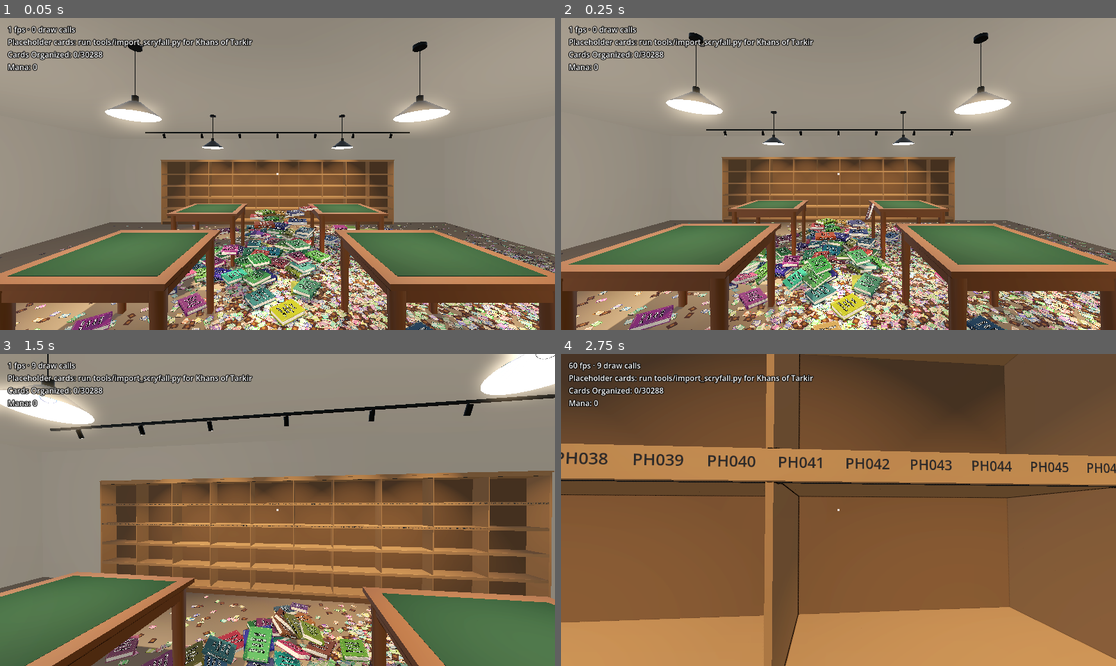
Above: before the commit, frames 1-4 (two rows, left to right).
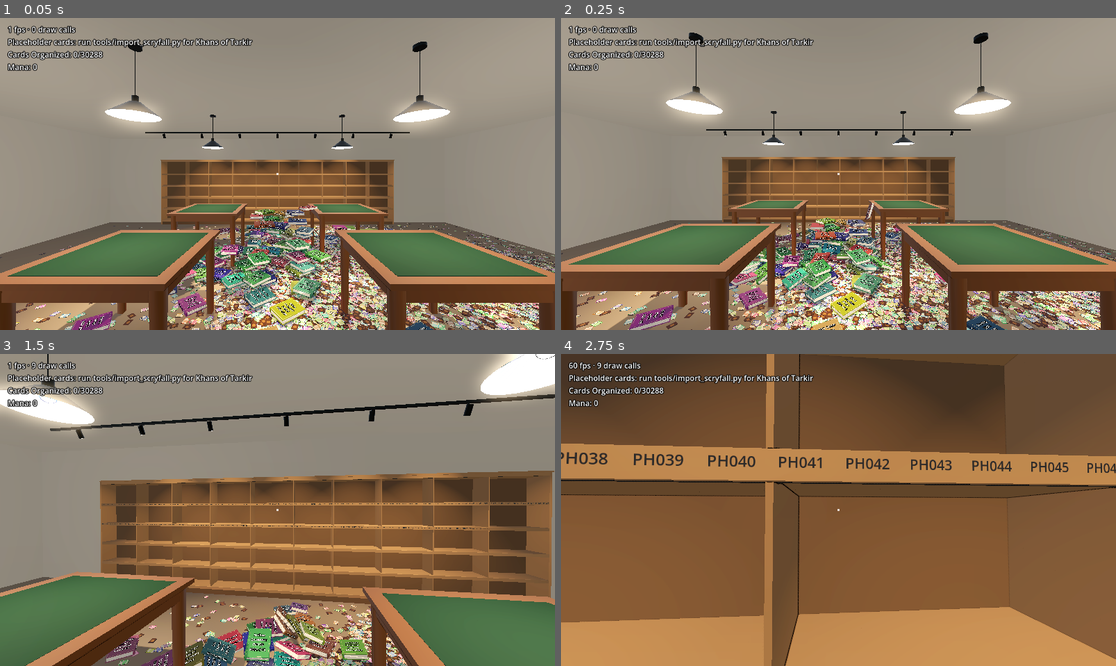
Above: after the commit, the same moments.

Repository: brian-kujawski/cracknstack
Game: Godot game, scene res://scenes/main.tscn
Same seed, same stepped clock (60 frames per second), same inputs: the game is played once before the commit and once after it.
Inputs (mouse positions are in pixels of both pictures, inside the frame that each line leads up to):
- Up to frame 1 (0.05 s): no input
- Up to frame 2 (0.25 s): no input
- Up to frame 3 (1.5 s): tap Enter at 0.5 s; move the mouse to (305, 510) at 0.52 s; hold W (move_forward) from 0.53 s (still down); tap 5 (cast_abundance) at 0.6 s; click (305, 510) at 0.67 s; move the mouse to (249, 510) at 1.27 s; tap 4 (cast_chain_lightning) at 1.35 s
- Up to frame 4 (2.75 s): keep holding W (move_forward); move the mouse to (849, 503) at 2.02 s; tap 3 (cast_demonic_tutor) at 2.1 s

The runs differ from the first frame. In frame 1, 6.7% of the frame differs, in the area x 2-100%, y 60-100%; in frame 2, 7.3%, in the area x 2-100%, y 59-100%; in frame 3, 2.2%; in frame 4, nothing differs.

Commit message:
Make the door a plain wooden door instead
Replaces the glass storefront door and its flyers with a flat wooden
slab in a wooden frame, a round brass knob and three butt hinges.

Co-Authored-By: Claude Opus 5.5 (1M context) <noreply@anthropic.com>
Claude-Session: https://claude.ai/code/session_01Rb7D4j3F95odKeD6uod1sx

Diff:
--- a/scripts/store/shop_door.gd
+++ b/scripts/store/shop_door.gd
@@ -1,226 +1,81 @@
 class_name ShopDoor
 extends StaticBody3D
-## The shop's front door (closed, not usable yet): a clear-anodised storefront
-## door in a fixed frame, one big glass panel, a push bar across it for
-## getting out, a closer on top, and the glass mostly papered over with
-## letter-size flyers taped up from the inside. Its origin is on the floor at
-## the middle of the doorway, against the wall, and it faces local +Z.
-##
-## Each flyer is its own mesh with its own material. A picture saved as
-## FLYER_DIR/flyer_NN.png (or .jpg/.webp), numbered like FLYERS from 01,
-## shows on that flyer; until then it's blank coloured paper.
+## The shop's front door (closed, not usable yet): a plain wooden door in a
+## wooden frame, with a round brass knob and three butt hinges. Its origin is
+## on the floor at the middle of the doorway, against the wall, and it faces
+## local +Z.
 
-## The door leaf, and the frame's width around it (jambs and head).
+## The door slab, and the frame (casing) round it.
 const LEAF_SIZE := Vector2(1.0, 2.1)
-const FRAME_WIDTH := 0.05
-const FRAME_DEPTH := 0.1
-const HEAD_HEIGHT := 0.1
-const THRESHOLD := 0.012
-const LEAF_DEPTH := 0.045
-## The leaf's front face (toward the room) sits this far out from the wall.
-const LEAF_FRONT := 0.075
-const STILE := 0.11
-const TOP_RAIL := 0.11
-const BOTTOM_RAIL := 0.25
-const GLASS_THICKNESS := 0.006
-## The push bar's height (centre) and how far it stands off the leaf.
-const BAR_HEIGHT := 1.0
-const BAR_STANDOFF := 0.06
-## The hinges are on this side of the leaf (local x).
+const LEAF_DEPTH := 0.04
+const CASING_WIDTH := 0.08
+const CASING_DEPTH := 0.02
+const JAMB := 0.02
+## The frame's jambs stand this far out from the wall, the slab a little less.
+const FRAME_DEPTH := 0.07
+const LEAF_FRONT := 0.06
+const KNOB_HEIGHT := 0.95
+## How far the knob's centre is from the slab's latch edge.
+const KNOB_INSET := 0.07
+## The hinges are on this side of the slab (local x).
 const HINGE_SIDE := 1.0
-const FLYER_DIR := "res://assets/store/door/flyers/"
-## US letter, portrait.
-const LETTER := Vector2(0.216, 0.279)
-## Each flyer: its centre on the glass (x across, y up, from the doorway's
-## middle at the floor), whether it's turned landscape, and its paper colour.
-## Later entries are taped over earlier ones where they overlap.
-const FLYERS := [
-	[Vector2(-0.27, 1.855), false, Color(0.96, 0.95, 0.9)],
-	[Vector2(0.0, 1.865), false, Color(0.97, 0.82, 0.84)],
-	[Vector2(0.27, 1.847), false, Color(0.92, 0.86, 0.96)],
-	[Vector2(-0.25, 1.595), true, Color(0.82, 0.9, 0.97)],
-	[Vector2(0.03, 1.578), true, Color(0.98, 0.9, 0.72)],
-	[Vector2(0.28, 1.597), false, Color(0.98, 0.92, 0.62)],
-	[Vector2(-0.28, 1.315), false, Color(0.84, 0.94, 0.82)],
-	[Vector2(-0.03, 1.31), false, Color(0.96, 0.95, 0.9)],
-	[Vector2(0.24, 1.325), false, Color(0.97, 0.82, 0.84)],
-	[Vector2(-0.28, 1.045), false, Color(0.92, 0.86, 0.96)],
-	[Vector2(-0.03, 1.055), true, Color(0.82, 0.9, 0.97)],
-	[Vector2(0.25, 1.037), true, Color(0.98, 0.9, 0.72)],
-	[Vector2(-0.26, 0.775), false, Color(0.98, 0.92, 0.62)],
-	[Vector2(0.005, 0.758), false, Color(0.84, 0.94, 0.82)],
-	[Vector2(-0.25, 0.507), true, Color(0.96, 0.95, 0.9)],
-	[Vector2(0.03, 0.5), true, Color(0.97, 0.82, 0.84)],
-	[Vector2(0.28, 0.495), false, Color(0.92, 0.86, 0.96)],
-]
-
-## Every flyer's material, in FLYERS order, for swapping pictures in code.
-var flyer_materials: Array[StandardMaterial3D] = []
 
 
 ## Builds the meshes and collision. Call once before adding to the tree.
 func build() -> void:
-	var metal := _metal(Color(0.6, 0.61, 0.6), 0.4)
-	var steel := _metal(Color(0.78, 0.78, 0.76), 0.3)
-	var rubber := StandardMaterial3D.new()
-	rubber.albedo_color = Color(0.06, 0.06, 0.06)
-	rubber.roughness = 0.8
+	var wood := _material(Color(0.45, 0.29, 0.17), 0.6)
+	var frame := _material(Color(0.36, 0.23, 0.13), 0.6)
+	var brass := _material(Color(0.75, 0.6, 0.35), 0.35)
+	brass.metallic = 0.8
 	var half := LEAF_SIZE.x / 2
 	var top := LEAF_SIZE.y
 
-	# The fixed frame: two jambs, a head and a low threshold on the floor.
+	# The frame: a jamb lining each side and across the top, with a flat
+	# casing on its face.
 	for side in [-1, 1]:
-		_box(Vector3(FRAME_WIDTH, top + HEAD_HEIGHT, FRAME_DEPTH), Vector3(side * (half + FRAME_WIDTH / 2), (top + HEAD_HEIGHT) / 2, FRAME_DEPTH / 2), metal)
-	_box(Vector3(LEAF_SIZE.x + 2 * FRAME_WIDTH, HEAD_HEIGHT, FRAME_DEPTH), Vector3(0, top + HEAD_HEIGHT / 2, FRAME_DEPTH / 2), metal)
-	_box(Vector3(LEAF_SIZE.x, THRESHOLD, 0.12), Vector3(0, THRESHOLD / 2, 0.06), metal)
+		_box(Vector3(JAMB, top + JAMB, FRAME_DEPTH), Vector3(side * (half + JAMB / 2), (top + JAMB) / 2, FRAME_DEPTH / 2), frame)
+		_box(Vector3(CASING_WIDTH, top + CASING_WIDTH, CASING_DEPTH),
+			Vector3(side * (half + JAMB + CASING_WIDTH / 2), (top + CASING_WIDTH) / 2, FRAME_DEPTH + CASING_DEPTH / 2), frame)
+	_box(Vector3(LEAF_SIZE.x, JAMB, FRAME_DEPTH), Vector3(0, top + JAMB / 2, FRAME_DEPTH / 2), frame)
+	_box(Vector3(LEAF_SIZE.x + 2 * (JAMB + CASING_WIDTH), CASING_WIDTH, CASING_DEPTH),
+		Vector3(0, top + JAMB + CASING_WIDTH / 2, FRAME_DEPTH + CASING_DEPTH / 2), frame)
 
-	# The leaf: stiles and rails round one sheet of glass, held in by stops.
-	var leaf_z := LEAF_FRONT - LEAF_DEPTH / 2
-	var bottom := THRESHOLD + 0.003
-	var glass_bottom := bottom + BOTTOM_RAIL
-	var glass_top := top - TOP_RAIL
-	var glass_half := half - STILE
-	for side in [-1, 1]:
-		_box(Vector3(STILE, top - bottom, LEAF_DEPTH), Vector3(side * (half - STILE / 2), (top + bottom) / 2, leaf_z), metal)
-	_box(Vector3(2 * glass_half, TOP_RAIL, LEAF_DEPTH), Vector3(0, top - TOP_RAIL / 2, leaf_z), metal)
-	_box(Vector3(2 * glass_half, BOTTOM_RAIL, LEAF_DEPTH), Vector3(0, bottom + BOTTOM_RAIL / 2, leaf_z), metal)
-	const STOP := 0.016
-	var stop_z := leaf_z + GLASS_THICKNESS / 2 + 0.006
-	for side in [-1, 1]:
-		_box(Vector3(STOP, glass_top - glass_bottom, 0.012), Vector3(side * (glass_half - STOP / 2), (glass_top + glass_bottom) / 2, stop_z), metal)
-		_box(Vector3(2 * glass_half, STOP, 0.012), Vector3(0, (glass_top + glass_bottom) / 2 + side * ((glass_top - glass_bottom) / 2 - STOP / 2), stop_z), metal)
-	var glass := _box(Vector3(2 * glass_half, glass_top - glass_bottom, GLASS_THICKNESS), Vector3(0, (glass_top + glass_bottom) / 2, leaf_z), _glass())
-	glass.cast_shadow = GeometryInstance3D.SHADOW_CASTING_SETTING_OFF
+	# The slab, a hair clear of the floor and the frame.
+	const GAP := 0.004
+	var slab := Vector3(LEAF_SIZE.x - 2 * GAP, top - 0.01 - GAP, LEAF_DEPTH)
+	_box(slab, Vector3(0, 0.01 + slab.y / 2, LEAF_FRONT - LEAF_DEPTH / 2), wood)
 
-	# Hinge knuckles on the hinge edge.
-	for y in [0.3, 1.05, 1.8]:
-		_cylinder(0.011, 0.11, Vector3(HINGE_SIDE * half, y, LEAF_FRONT - 0.004), steel)
+	# Butt hinges: a leaf on the slab's face by the hinge edge and a knuckle.
+	for y in [0.25, 1.05, 1.85]:
+		var edge := HINGE_SIDE * (half - GAP)
+		_box(Vector3(0.035, 0.1, 0.003), Vector3(edge - HINGE_SIDE * 0.0175, y, LEAF_FRONT + 0.0015), brass)
+		_cylinder(0.007, 0.1, Vector3(edge, y, LEAF_FRONT + 0.004), brass)
 
-	_build_push_bar(steel, rubber)
-	_build_closer(metal, steel)
-	_build_flyers(Vector2(glass_half, glass_top), leaf_z + GLASS_THICKNESS / 2)
+	# The knob: a round rose on the slab, a short neck, and the knob itself.
+	var knob_x := -HINGE_SIDE * (half - KNOB_INSET)
+	_cylinder(0.028, 0.008, Vector3(knob_x, KNOB_HEIGHT, LEAF_FRONT + 0.004), brass).rotation.x = PI / 2
+	_cylinder(0.009, 0.035, Vector3(knob_x, KNOB_HEIGHT, LEAF_FRONT + 0.025), brass).rotation.x = PI / 2
+	var knob := MeshInstance3D.new()
+	var sphere := SphereMesh.new()
+	sphere.radius = 0.028
+	sphere.height = 0.045
+	knob.mesh = sphere
+	knob.material_override = brass
+	knob.position = Vector3(knob_x, KNOB_HEIGHT, LEAF_FRONT + 0.055)
+	add_child(knob)
 
 	var shape := CollisionShape3D.new()
 	var box := BoxShape3D.new()
-	box.size = Vector3(LEAF_SIZE.x + 2 * FRAME_WIDTH, top + HEAD_HEIGHT, FRAME_DEPTH)
+	box.size = Vector3(LEAF_SIZE.x + 2 * (JAMB + CASING_WIDTH), top + JAMB + CASING_WIDTH, FRAME_DEPTH + CASING_DEPTH)
 	shape.shape = box
-	shape.position = Vector3(0, box.size.y / 2, FRAME_DEPTH / 2)
+	shape.position = box.size / 2 * Vector3(0, 1, 1)
 	add_child(shape)
 
 
 ## The floor footprint (x across, z out from the wall), in local metres.
 static func footprint() -> Rect2:
-	return Rect2(-LEAF_SIZE.x / 2 - FRAME_WIDTH, 0, LEAF_SIZE.x + 2 * FRAME_WIDTH, 0.12)
-
-
-## A panic bar: a mechanism case on the latch side, a bracket by the hinges,
-## and a round push rail between them with a black touch strip.
-func _build_push_bar(steel: Material, rubber: Material) -> void:
-	var half := LEAF_SIZE.x / 2
-	var latch := -HINGE_SIDE
-	var face := LEAF_FRONT
-	const CASE := Vector3(0.17, 0.085, 0.07)
-	const BRACKET := Vector3(0.05, 0.085, 0.07)
-	var case_x := latch * (half - 0.03 - CASE.x / 2)
-	var bracket_x := HINGE_SIDE * (half - 0.04 - BRACKET.x / 2)
-	# Each end housing has a black cover plate on its face.
-	for part in [[CASE, case_x], [BRACKET, bracket_x]]:
-		var size: Vector3 = part[0]
-		_box(size, Vector3(part[1], BAR_HEIGHT, face + size.z / 2), steel)
-		_box(Vector3(size.x - 0.01, size.y - 0.01, 0.004), Vector3(part[1], BAR_HEIGHT, face + size.z + 0.002), rubber)
-	var rail_from := case_x + latch * -CASE.x / 2
-	var rail_to := bracket_x - HINGE_SIDE * BRACKET.x / 2
-	var rail_length := absf(rail_to - rail_from)
-	var rail_mid := (rail_from + rail_to) / 2
-	var rail_z := face + BAR_STANDOFF
-	var rail := _cylinder(0.024, rail_length, Vector3(rail_mid, BAR_HEIGHT, rail_z - 0.01), steel)
-	rail.rotation.z = PI / 2
-	rail.scale = Vector3(1, 1, 0.75)
-	_box(Vector3(rail_length * 0.7, 0.018, 0.004), Vector3(rail_mid, BAR_HEIGHT, rail_z + 0.009), rubber)
-	# The rail's arms back to the leaf at each end.
-	for x in [rail_from + HINGE_SIDE * 0.03, rail_to - HINGE_SIDE * 0.03]:
-		_box(Vector3(0.02, 0.03, BAR_STANDOFF - 0.01), Vector3(x, BAR_HEIGHT, face + (BAR_STANDOFF - 0.01) / 2), steel)
-
-
-## An overhead closer on the top rail by the hinges, its arm folded up to a
-## shoe on the frame head.
-func _build_closer(metal: Material, steel: Material) -> void:
-	var half := LEAF_SIZE.x / 2
-	var y := LEAF_SIZE.y - TOP_RAIL / 2
-	var body_x := HINGE_SIDE * (half - 0.08 - 0.13)
-	_box(Vector3(0.26, 0.055, 0.05), Vector3(body_x, y, LEAF_FRONT + 0.025), metal)
-	_cylinder(0.012, 0.02, Vector3(body_x + HINGE_SIDE * 0.1, y, LEAF_FRONT + 0.06), steel).rotation.x = PI / 2
-	var head_y := LEAF_SIZE.y + HEAD_HEIGHT / 2
-	var shoe_x := body_x - HINGE_SIDE * 0.16
-	_box(Vector3(0.06, 0.04, 0.02), Vector3(shoe_x, head_y, FRAME_DEPTH + 0.01), metal)
-	# Two arm links: pivot to elbow, elbow to shoe.
-	var pivot := Vector3(body_x + HINGE_SIDE * 0.1, y, LEAF_FRONT + 0.07)
-	var elbow := Vector3(body_x + HINGE_SIDE * 0.02, head_y - 0.01, LEAF_FRONT + 0.07)
-	var shoe := Vector3(shoe_x, head_y, FRAME_DEPTH + 0.025)
-	for link in [[pivot, elbow], [elbow, shoe]]:
-		var from: Vector3 = link[0]
-		var to: Vector3 = link[1]
-		var arm := _box(Vector3(from.distance_to(to), 0.014, 0.006), (from + to) / 2, steel)
-		arm.rotation.z = atan2(to.y - from.y, to.x - from.x)
-
-
-## The flyers, taped to the inside of the glass a little crooked. `glass` is
-## the glass's half width and top edge; `z` its inside face.
-func _build_flyers(glass: Vector2, z: float) -> void:
-	var tape := StandardMaterial3D.new()
-	tape.albedo_color = Color(0.95, 0.93, 0.85, 0.55)
-	tape.transparency = BaseMaterial3D.TRANSPARENCY_ALPHA
-	tape.roughness = 0.4
-	var rng := RandomNumberGenerator.new()
-	rng.seed = 404
-	for i in FLYERS.size():
-		var entry: Array = FLYERS[i]
-		var size: Vector2 = Vector2(LETTER.y, LETTER.x) if entry[1] else LETTER
-		var centre: Vector2 = entry[0]
-		# Keep each sheet on the glass.
-		centre.x = clampf(centre.x, -glass.x + size.x / 2, glass.x - size.x / 2)
-		centre.y = minf(centre.y, glass.y - size.y / 2 - 0.01)
-		var material := StandardMaterial3D.new()
-		material.albedo_color = entry[2]
-		material.roughness = 0.85
-		var picture := flyer_texture(i)
-		if picture:
-			material.albedo_texture = picture
-			material.albedo_color = Color.WHITE
-		flyer_materials.append(material)
-		var mesh := QuadMesh.new()
-		mesh.size = size
-		var flyer := MeshInstance3D.new()
-		flyer.name = "Flyer%02d" % (i + 1)
-		flyer.mesh = mesh
-		flyer.material_override = material
-		# Each sheet sits a hair in front of the ones it overlaps.
-		flyer.position = Vector3(centre.x, centre.y, z + 0.0008 + i * 0.0003)
-		flyer.rotation.z = deg_to_rad(rng.randf_range(-2.5, 2.5))
-		add_child(flyer)
-		# Two strips of tape across the top corners, sometimes the bottom too.
-		var corners := [Vector2(-1, 1), Vector2(1, 1)]
-		if rng.randf() < 0.4:
-			corners += [Vector2(-1, -1), Vector2(1, -1)]
-		for corner in corners:
-			var strip := MeshInstance3D.new()
-			var strip_mesh := QuadMesh.new()
-			strip_mesh.size = Vector2(0.05, 0.018)
-			strip.mesh = strip_mesh
-			strip.material_override = tape
-			strip.cast_shadow = GeometryInstance3D.SHADOW_CASTING_SETTING_OFF
-			strip.position = Vector3(corner.x * (size.x / 2 - 0.008), corner.y * (size.y / 2 - 0.008), 0.0004)
-			strip.rotation.z = -corner.x * corner.y * PI / 4 + deg_to_rad(rng.randf_range(-8, 8))
-			flyer.add_child(strip)
-
-
-## The picture for flyer `index` (0-based) if one has been added, else null.
-static func flyer_texture(index: int) -> Texture2D:
-	for extension in ["png", "jpg", "webp"]:
-		var path := "%sflyer_%02d.%s" % [FLYER_DIR, index + 1, extension]
-		if ResourceLoader.exists(path):
-			return load(path)
-	return null
+	var width := LEAF_SIZE.x + 2 * (JAMB + CASING_WIDTH)
+	return Rect2(-width / 2, 0, width, FRAME_DEPTH + CASING_DEPTH)
 
 
 func _box(size: Vector3, center: Vector3, material: Material) -> MeshInstance3D:
@@ -239,7 +94,7 @@
 	mesh.top_radius = radius
 	mesh.bottom_radius = radius
 	mesh.height = height
-	mesh.radial_segments = 16
+	mesh.radial_segments = 20
 	var instance := MeshInstance3D.new()
 	instance.mesh = mesh
 	instance.material_override = material
@@ -248,18 +103,8 @@
 	return instance
 
 
-static func _glass() -> StandardMaterial3D:
-	var material := StandardMaterial3D.new()
-	material.albedo_color = Color(0.7, 0.8, 0.8, 0.18)
-	material.transparency = BaseMaterial3D.TRANSPARENCY_ALPHA
-	material.roughness = 0.05
-	material.metallic_specular = 0.8
-	return material
-
-
-static func _metal(color: Color, roughness: float) -> StandardMaterial3D:
+static func _material(color: Color, roughness: float) -> StandardMaterial3D:
 	var material := StandardMaterial3D.new()
 	material.albedo_color = color
-	material.metallic = 0.5
 	material.roughness = roughness
 	return material
--- a/scripts/store/store_builder.gd
+++ b/scripts/store/store_builder.gd
@@ -236,8 +236,7 @@
 		window_lights.append(light)
 
 
-## The shop door, centred on the front wall and facing into the room, with
-## the same sky as the windows showing through the glass between the flyers.
+## The shop door, centred on the front wall and facing into the room.
 func _build_door() -> void:
 	var door := ShopDoor.new()
 	door.name = "ShopDoor"
@@ -245,8 +244,6 @@
 	door.position = Vector3(WIDTH / 2, 0, DEPTH)
 	door.rotation.y = PI
 	add_child(door)
-	var opening := ShopDoor.LEAF_SIZE
-	_add_part(self, Vector3(opening.x, opening.y, 0.01), Vector3(WIDTH / 2, opening.y / 2, DEPTH - 0.005), sky_material, false)
 	var footprint := ShopDoor.footprint()
 	obstacles.append(Rect2(Vector2(WIDTH / 2 + footprint.position.x, DEPTH - footprint.end.y), footprint.size))
 
